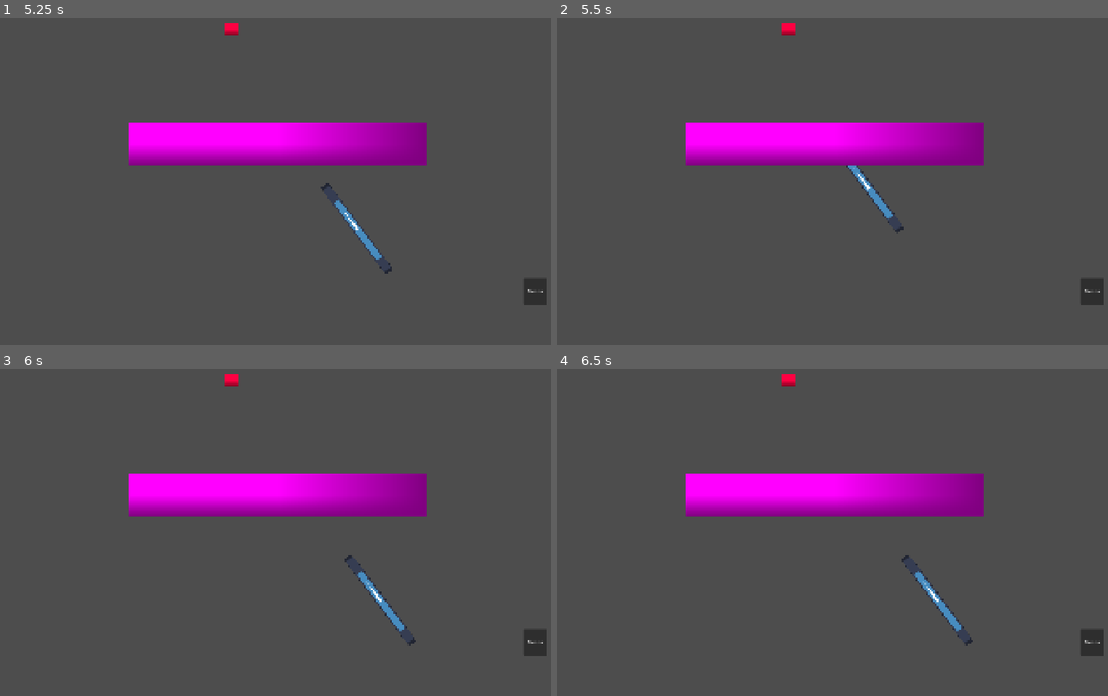
Above: before the commit, frames 1-4 (two rows, left to right).
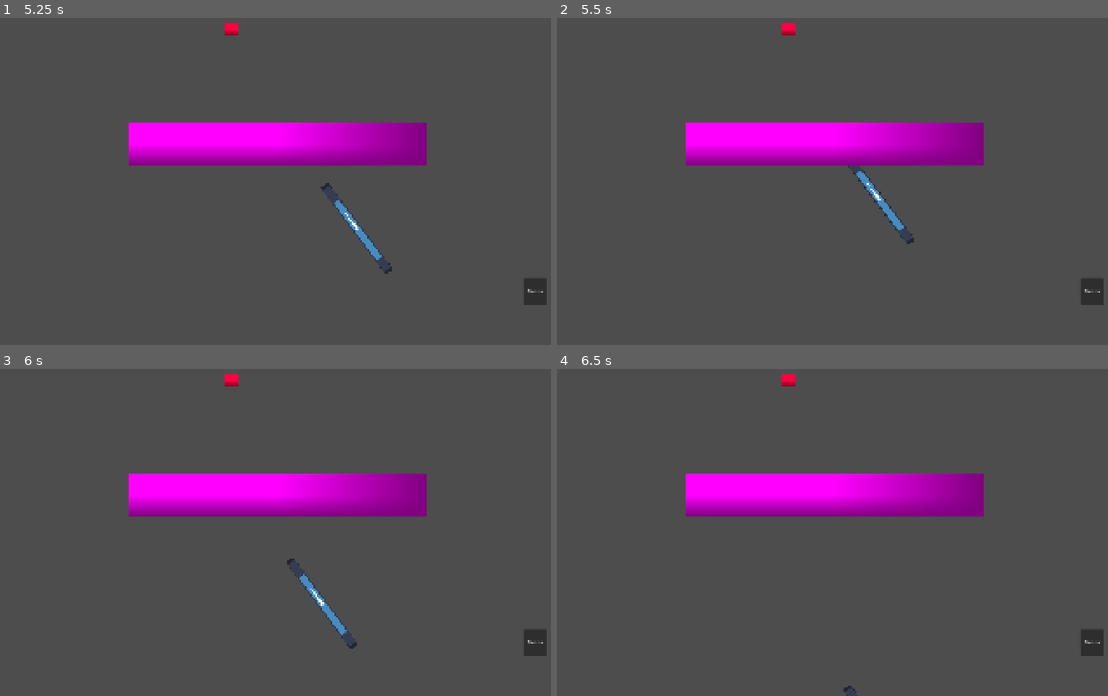
Above: after the commit, the same moments.

Repository: VulcanoHex/I-Need-To-Light-a-Cigarette
Game: Godot game, scene res://Scenes/world.tscn
The game is run twice, just before and just after one commit, with the same random seed, the same clock (stepped at 60 frames per second) and the same inputs. The engine's default icon, where the game draws it, is replaced by a stand-in: a white triangle on a blue panel in a dark square.
Inputs (mouse positions are in pixels of both pictures, inside the frame that each line leads up to):
- Up to frame 1 (5.25 s): click "Donna" at 0.5 s; click "Weezing" at 1.25 s; click "Donna" at 2 s; click "Weezing" at 2.75 s; click "Donna" at 3.5 s; click "Weezing" at 4.25 s; tap Enter at 5 s; drag from (347, 204) to (275, 142) at 5.02 s
- Up to frame 2 (5.5 s): no input
- Up to frame 3 (6 s): drag from (176, 548) to (347, 555) at 5.77 s
- Up to frame 4 (6.5 s): no input

Frame 1 is identical in both runs. In frame 2, 0.3% of the frame differs, in the area x 52-65%, y 45-70%; in frame 3, 0.7%, in the area x 52-76%, y 56-86%; in frame 4, 0.4%.

Commit message:
base logic of minigame working

Diff:
--- a/Scenes/world.tscn
+++ b/Scenes/world.tscn
@@ -8,7 +8,6 @@
 [ext_resource type="PackedScene" uid="uid://b7jff7tghyfn6" path="res://Scenes/order.tscn" id="5_fo5ed"]
 [ext_resource type="Script" uid="uid://bn26m2q0fdm10" path="res://Scripts/SmokeRoom.gd" id="7_o06y3"]
 [ext_resource type="Script" uid="uid://b8s0rcdf2u4ul" path="res://Scripts/area_cigarette.gd" id="8_5v1tr"]
-[ext_resource type="Script" uid="uid://ml8dh0ud3w41" path="res://Scripts/area_lighter.gd" id="8_k7acu"]
 [ext_resource type="Script" uid="uid://dibbwowt047bx" path="res://Scripts/match.gd" id="10_0fj1v"]
 
 [sub_resource type="RectangleShape2D" id="RectangleShape2D_1wt5t"]
@@ -21,9 +20,6 @@
 
 [sub_resource type="RectangleShape2D" id="RectangleShape2D_yf5fn"]
 size = Vector2(130, 136)
-
-[sub_resource type="RectangleShape2D" id="RectangleShape2D_g4v7s"]
-size = Vector2(127, 124)
 
 [sub_resource type="CircleShape2D" id="CircleShape2D_g4v7s"]
 radius = 31.06445
@@ -144,21 +140,6 @@
 position = Vector2(936, 541)
 shape = SubResource("RectangleShape2D_yf5fn")
 
-[node name="Lighter" type="Node2D" parent="Player/SmokeRoom" unique_id=522539455]
-visible = false
-position = Vector2(98, 114)
-
-[node name="areaLighter" type="Area2D" parent="Player/SmokeRoom/Lighter" unique_id=497684855]
-script = ExtResource("8_k7acu")
-
-[node name="textLighter" type="Sprite2D" parent="Player/SmokeRoom/Lighter/areaLighter" unique_id=1194049011]
-position = Vector2(1278, 645)
-texture = ExtResource("1_a02cp")
-
-[node name="CollisionLighter" type="CollisionShape2D" parent="Player/SmokeRoom/Lighter/areaLighter" unique_id=490350990]
-position = Vector2(1282, 646)
-shape = SubResource("RectangleShape2D_g4v7s")
-
 [node name="Match" type="Node2D" parent="Player/SmokeRoom" unique_id=1661050001]
 position = Vector2(285, -2)
 metadata/_edit_group_ = true
@@ -173,7 +154,7 @@
 texture = ExtResource("1_a02cp")
 
 [node name="CollisionCapocchia" type="CollisionShape2D" parent="Player/SmokeRoom/Match/AreaMatch" unique_id=243399193]
-position = Vector2(861, 622)
+position = Vector2(861, 631.87)
 shape = SubResource("CircleShape2D_g4v7s")
 
 [node name="CollisionMatch" type="CollisionShape2D" parent="Player/SmokeRoom/Match/AreaMatch" unique_id=1368542291]
@@ -181,17 +162,17 @@
 rotation = -0.6440265
 shape = SubResource("RectangleShape2D_57qmd")
 
-[node name="RedSide" type="Node2D" parent="Player/SmokeRoom" unique_id=672196319]
+[node name="Strip" type="Node2D" parent="Player/SmokeRoom" unique_id=672196319]
 metadata/_edit_group_ = true
 
-[node name="AreaRedSide" type="Area2D" parent="Player/SmokeRoom/RedSide" unique_id=203566546]
-
-[node name="SpriteRedSide" type="Sprite2D" parent="Player/SmokeRoom/RedSide/AreaRedSide" unique_id=1414343000]
+[node name="AreaStrip" type="Area2D" parent="Player/SmokeRoom/Strip" unique_id=203566546]
+
+[node name="SpriteStrip" type="Sprite2D" parent="Player/SmokeRoom/Strip/AreaStrip" unique_id=1414343000]
 position = Vector2(917, 416)
 scale = Vector2(986.5, 140.25)
 texture = SubResource("PlaceholderTexture2D_57qmd")
 
-[node name="CollisionRedSide" type="CollisionShape2D" parent="Player/SmokeRoom/RedSide/AreaRedSide" unique_id=1697223179]
+[node name="CollisionStrip" type="CollisionShape2D" parent="Player/SmokeRoom/Strip/AreaStrip" unique_id=1697223179]
 position = Vector2(918, 415.5)
 shape = SubResource("RectangleShape2D_d0u6y")
 
@@ -208,11 +189,9 @@
 
 [node name="MusicPlayer" type="AudioStreamPlayer" parent="." unique_id=873944172]
 unique_name_in_owner = true
-bus = &"Music"
 
 [node name="SFXPlayer" type="AudioStreamPlayer" parent="." unique_id=138170603]
 unique_name_in_owner = true
-bus = &"Sound Effects"
 
 [connection signal="startSendingOrders" from="Player" to="Player" method="_on_start_sending_orders"]
 [connection signal="stopSendingOrders" from="Player" to="Player" method="_on_stop_sending_orders"]
--- a/Scripts/match.gd
+++ b/Scripts/match.gd
@@ -1,14 +1,39 @@
 extends Area2D
+
+@export var speed_req: float = 300.0
+@export var heat_req: float = 100.0
+@export var speed_max: float = 1200.0
+@export var cooling_speed: float = 40.0
+@export var time_to_consume: float = 2.0
+@export var floor_y: float = 1100.0
+
+@onready var area_capocchia: CollisionShape2D = $CollisionCapocchia
+@onready var area_strip: Area2D = $"../../Strip/AreaStrip"
+
+enum State { SPENTO, ROTTO, ACCESO, CONSUMATO }
+var curr_state: State = State.SPENTO
+
 var is_dragging: bool = false
+var is_falling: bool = false
+var velocity_y: float = 0.0
 var drag_offset: Vector2 = Vector2.ZERO
 var start_position: Vector2 = Vector2.ZERO
 
+var last_position: Vector2 = Vector2.ZERO
+var current_heat: float = 0.0
+var is_rubbing: bool = false
+var burn_timer: float = 0.0
+
 # Called when the node enters the scene tree for the first time.
 func _ready() -> void:
+	start_position = global_position
+
+	area_entered.connect(_on_area_entered)
+	area_exited.connect(_on_area_exited)
 	pass # Replace with function body.
 
 func _unhandled_input(event: InputEvent) -> void:
-	if not is_dragging:
+	if not is_dragging or is_falling:
 		return
 
 	if event is InputEventMouseMotion:
@@ -16,16 +41,104 @@
 
 	elif event is InputEventMouseButton and event.button_index == MOUSE_BUTTON_LEFT and not event.pressed:
 		is_dragging = false
-		global_position = start_position
+		is_falling = true
 
 func _input_event(_viewport: Node, event: InputEvent, _shape_idx: int) -> void:
 	if event is InputEventMouseButton and event.button_index == MOUSE_BUTTON_LEFT:
-		if event.pressed:
+		if event.pressed and not is_falling:
 			is_dragging = true
 			# Save the current position as the start position before moving
 			start_position = global_position
 			drag_offset = global_position - get_global_mouse_position()
 
-# Called every frame. 'delta' is the elapsed time since the previous frame.
 func _process(delta: float) -> void:
-	pass
+	if is_falling:
+		# Applica l'accelerazione di gravità
+		velocity_y += gravity * delta
+		global_position.y += velocity_y * delta
+
+		# Quando tocca il pavimento (o supera floor_y), esegui il reset
+		if global_position.y >= floor_y:
+			reset_match()
+	var current_velocity = (global_position - last_position).length() / delta
+	last_position = global_position
+
+	# 2. MACCHINA A STATI
+	match curr_state:
+		State.SPENTO:
+			if is_rubbing and is_dragging:
+				_handle_rubbing(current_velocity, delta)
+			else:
+				# Dissipa il calore se smetti di strofinare
+				current_heat = max(0.0, current_heat - cooling_speed * delta)
+
+		State.ROTTO:
+			# Il fiammifero è spezzato: cade subito dalla mano
+			if is_dragging:
+				is_dragging = false
+				is_falling = true
+
+		State.ACCESO:
+			# Avanza il timer di combustione
+			burn_timer += delta
+			if burn_timer >= time_to_consume:
+				change_state(State.CONSUMATO)
+
+		State.CONSUMATO:
+			# Il fiammifero è del tutto bruciato
+			pass
+
+func _handle_rubbing(speed: float, delta: float) -> void:
+	# TROPPO VELOCE -> Transizione a ROTTO
+	if speed > speed_max:
+		print("Troppo veloce! Il fiammifero si è rotto.")
+		change_state(State.ROTTO)
+		return
+
+	# TROPPO LENTO -> Il calore non basta o si dissipa
+	if speed < speed_req:
+		current_heat = max(0.0, current_heat - cooling_speed * delta)
+		return
+
+	# VELOCITÀ CORRETTA -> Accumula calore
+	current_heat += (speed / speed_req) * 50.0 * delta
+	print("Strofino... Calore attuale: ", current_heat)
+
+	if current_heat >= heat_req:
+		print("Acceso!")
+		change_state(State.ACCESO)
+
+func change_state(new_state: State) -> void:
+	curr_state = new_state
+
+	match curr_state:
+		State.SPENTO:
+			current_heat = 0.0
+			burn_timer = 0.0
+		State.ROTTO:
+			# Qui inserirai l'animazione/sprite del fiammifero spezzato
+			pass
+		State.ACCESO:
+			burn_timer = 0.0
+			# Qui attiverai le particelle del fuoco ed il suono dell'innesco
+		State.CONSUMATO:
+			# Qui spegnerai il fuoco lasciando lo sprite annerito/fumo
+			pass
+
+func _on_area_entered(area: Area2D) -> void:
+	# Confronto diretto con il nodo referenziato
+	if area == area_strip:
+		print("im in")
+		is_rubbing = true
+
+func _on_area_exited(area: Area2D) -> void:
+	if area == area_strip:
+		print("fuck this shit im out")
+		is_rubbing = false
+
+func reset_match() -> void:
+	is_falling = false
+	is_dragging = false
+	velocity_y = 0.0
+	global_position = start_position
+	change_state(State.SPENTO)
Not shown, added: Assets/images/0faf571b-c721-4c1c-801b-e5e468b3830c-Photoroom.png.import
Not shown, added: Assets/images/211d731f-f3ac-495e-aee3-7f9f83cfd597-Photoroom.png.import
Not shown, added: Assets/images/23280abf-5f35-4ba7-a548-9ce62bf1d6bc-Photoroom.png.import
Not shown, added: Assets/images/237d89f1-9644-4499-81cd-b847cbe22848-Photoroom.png.import
Not shown, added: Assets/images/287484e4-2159-4bab-b7f9-ba9cb71f1b22-Photoroom.png.import
Not shown, added: Assets/images/2a84690d-3b56-462d-a428-81138dbd1ce9-Photoroom.png.import
Not shown, added: Assets/images/30ccb784-6a2c-428e-96cf-fb26bb1e928f-Photoroom.png.import
Not shown, added: Assets/images/35352737-8b7c-4ccb-b1b4-0298deb1ce23-Photoroom.png.import
Not shown, added: Assets/images/35aa6550-718d-48ee-9c16-55899250783d-Photoroom.png.import
Not shown, added: Assets/images/47785b26-c90d-4eeb-8820-c80595856022-Photoroom.png.import
Not shown, added: Assets/images/4ab9f1bb-725c-4edd-b880-3cf58599dafd-Photoroom.png.import
Not shown, added: Assets/images/57f4d7b2-2d7a-4203-a7f4-78b2b676bd67.png.import
(and 26 more such lines)
